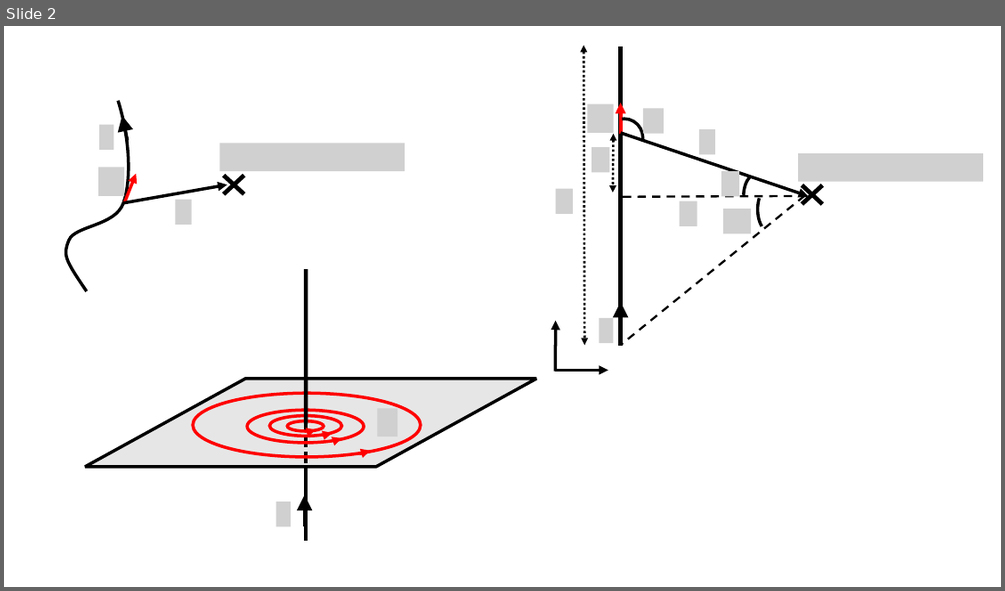
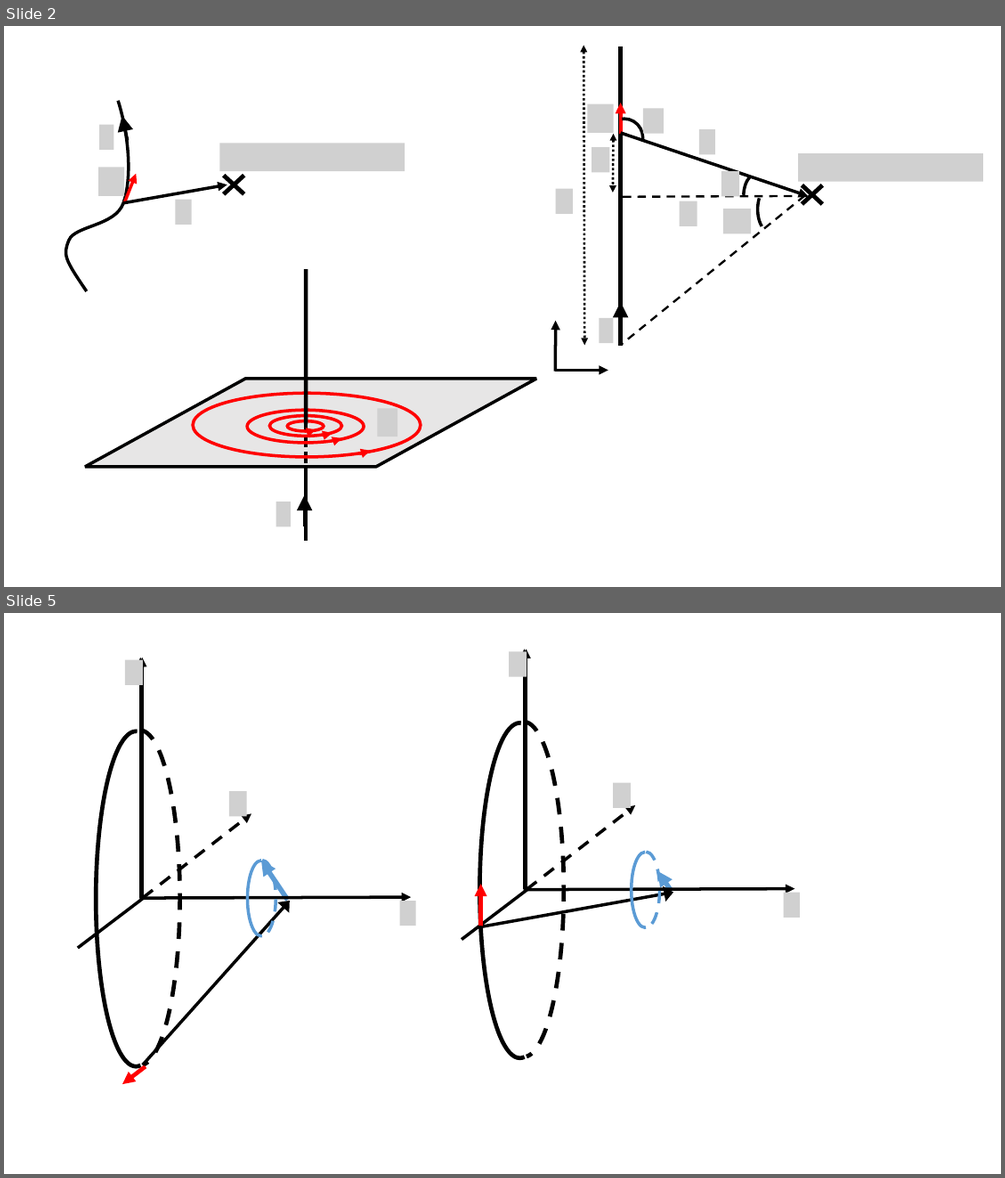
Before and after one commit to OSTP/PhysicsArtofModelling, a slide deck: tex/figures/MagneticSource/Figures.pptx. Shown one above the other, each under a label of ours: slide 2 before the commit, slides 2 and 5 after it; the slides between them are not shown. The pictures are 1005x591 and 1005x1178 pixels, drawn with LibreOffice and Linux fonts; fonts in the diff are those of the drawing; grey boxes stand for pictures; background and template pictures are left out. Boxes give left, top, right and bottom in pixels: in the first picture for what was removed or moved away, otherwise in the second. Text is boxed around its words. In the diff, an @@ line names an element or a change of style, - is before the commit and + after.

```diff
--- a/tex/figures/MagneticSource/Figures.pptx
+++ b/tex/figures/MagneticSource/Figures.pptx
@@ slide 5 added at (4,613,1001,1174), background #FFFFFF @@
@@ picture added at (125,660,143,686) @@
@@ arrow added from (140, 898) to (140, 657), #000000 3 pt @@
@@ arrow added from (142, 898) to (142, 657), #000000 3 pt @@
@@ picture added at (509,652,526,677) @@
@@ arrow added from (525, 889) to (525, 649), #000000 3 pt @@
@@ arrow added from (526, 889) to (526, 649), #000000 3 pt @@
@@ arc (boxed as its full ellipse) added at (96,731,176,1066), outline #000000 4 pt @@
@@ arc (boxed as its full ellipse) added at (100,730,179,1065), outline #000000 4 pt dashed @@
@@ arc (boxed as its full ellipse) added at (479,723,559,1058), outline #000000 4 pt @@
@@ arc (boxed as its full ellipse) added at (484,722,563,1056), outline #000000 4 pt dashed @@
@@ picture added at (229,791,246,817) @@
@@ picture added at (614,783,631,808) @@
@@ arrow added from (143, 898) to (251, 813), #000000 3 pt dashed @@
@@ arrow added from (526, 889) to (635, 805), #000000 3 pt dashed @@
@@ arc (boxed as its full ellipse) added at (631,852,658,928), outline #5B9BD5 3 pt @@
@@ arc (boxed as its full ellipse) added at (633,852,660,927), outline #5B9BD5 3 pt dashed @@
@@ arc (boxed as its full ellipse) added at (248,860,275,936), outline #5B9BD5 3 pt @@
@@ arc (boxed as its full ellipse) added at (249,860,275,936), outline #5B9BD5 3 pt dashed @@
@@ arrow added from (287, 900) to (261, 860), #5B9BD5 4.75 pt @@
@@ arrow added from (672, 892) to (658, 871), #5B9BD5 4.75 pt @@
@@ line added from (143, 898) to (78, 948), #000000 3 pt @@
@@ arrow added from (140, 898) to (411, 897), #000000 3 pt @@
@@ arrow added from (142, 1064) to (290, 900), #000000 3 pt @@
@@ picture added at (399,900,416,926) @@
@@ line added from (527, 890) to (461, 939), #000000 3 pt @@
@@ arrow added from (478, 927) to (673, 892), #000000 3 pt @@
@@ arrow added from (480, 925) to (481, 884), #FF0000 4 pt @@
@@ arrow added from (524, 890) to (795, 889), #000000 3 pt @@
@@ picture added at (784,892,801,917) @@
@@ arrow added from (146, 1066) to (122, 1084), #FF0000 4 pt @@
```
Also in this commit, not shown: 1 slide changed, 3 other slides added, 7 other files.
